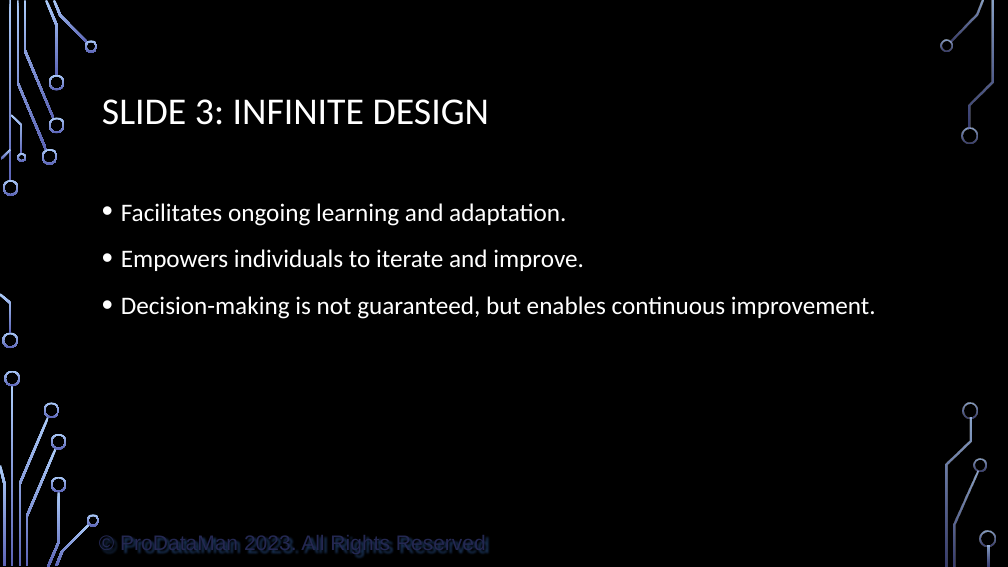
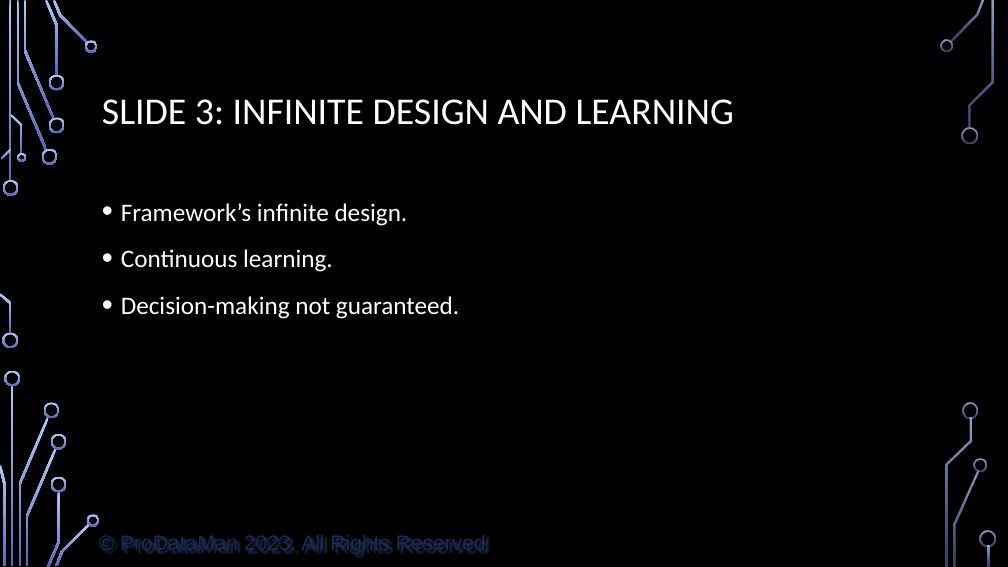
Before and after one commit to ProDataMan/Data-Literacy, a slide deck: slide 3 of Chapter09.pptx (slide 4 before the commit). Drawn at 1008x567 pixels with LibreOffice and Linux fonts; fonts in the diff are those of the drawing; background and template pictures are left out. Boxes give left, top, right and bottom in pixels: in the first picture for what was removed or moved away, otherwise in the second. Text is boxed around its words. In the diff, an @@ line names an element or a change of style, - is before the commit and + after.

```diff
--- a/Chapter09.pptx
+++ b/Chapter09.pptx
@@ title at (x1=102, y1=99, x2=734, y2=125): text changed @@
-SLIDE 3: INFINITE DESIGN
+SLIDE 3: INFINITE DESIGN AND LEARNING
@@ text at (x1=121, y1=203, x2=459, y2=319): text changed @@
-• Facilitates ongoing learning and adaptation.
-• Empowers individuals to iterate and improve.
-• Decision-making is not guaranteed, but enables continuous improvement.
+• Framework’s infinite design.
+• Continuous learning.
+• Decision-making not guaranteed.
```
Also in this commit, not shown: 3 other slides changed, 2 slides added, 9 slides removed, 1 other file.
